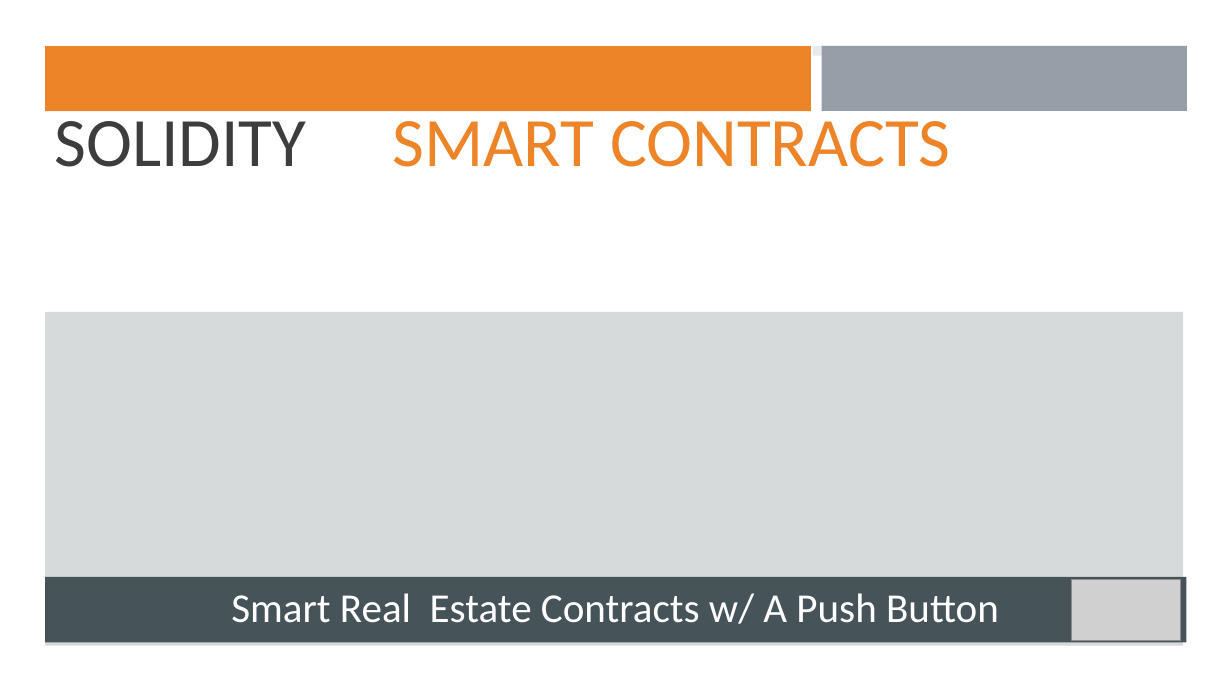
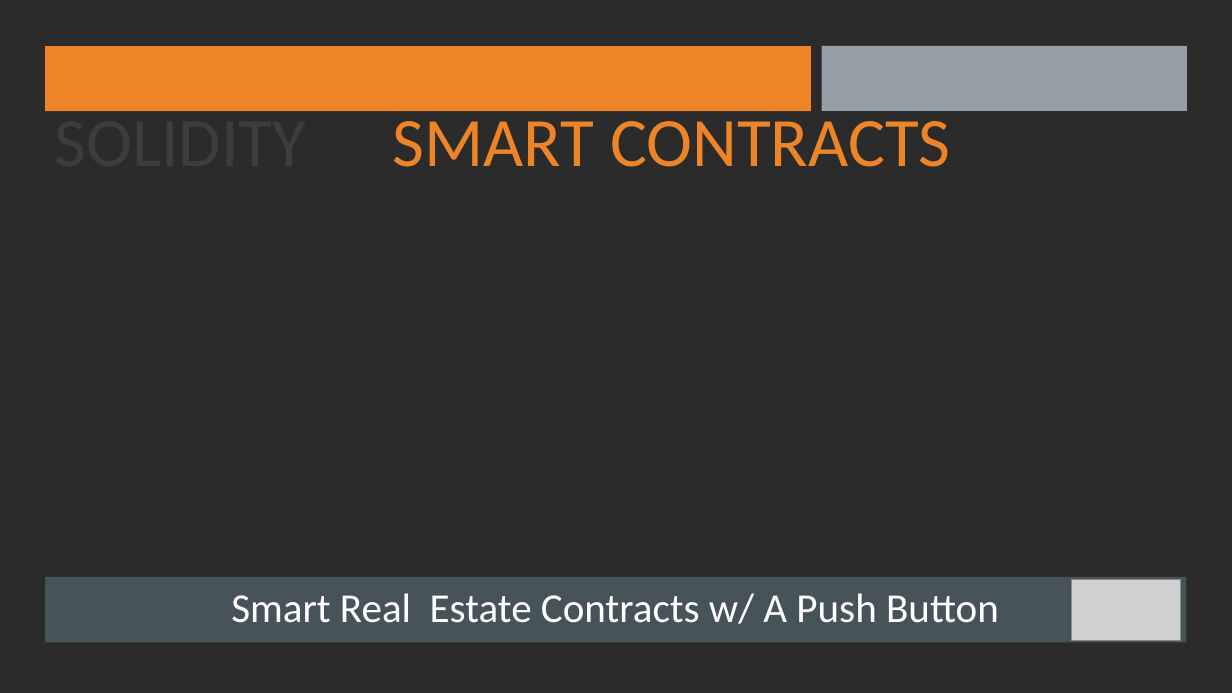
Before and after one commit to maitree7/BlocHome_DeFi, a slide deck: slide 1 of Presentation/Bloc_Home_20201012.pptx. Drawn at 1232x693 pixels with LibreOffice and Linux fonts; fonts in the diff are those of the drawing; grey boxes stand for pictures; background and template pictures are left out; a plain dark background stands for a picture behind light text. Boxes give left, top, right and bottom in pixels: in the first picture for what was removed or moved away, otherwise in the second. Text is boxed around its words. In the diff, an @@ line names an element or a change of style, - is before the commit and + after.

```diff
--- a/Presentation/Bloc_Home_20201012.pptx
+++ b/Presentation/Bloc_Home_20201012.pptx
@@ background #FFFFFF at 79% opacity to picture (left out) @@
@@ rectangle at bbox=[0, 0, 1232, 693]: fill #FFFFFF at 79% opacity to #FFFFFF @@
@@ rectangle removed at bbox=[45, 46, 420, 55] @@
@@ rectangle removed at bbox=[429, 46, 803, 55] @@
@@ rectangle removed at bbox=[812, 46, 1187, 56] @@
@@ rectangle removed at bbox=[45, 311, 1184, 645] @@
```
Also in this commit, not shown: 11 other slides changed, 3 slides removed, 3 other files.
